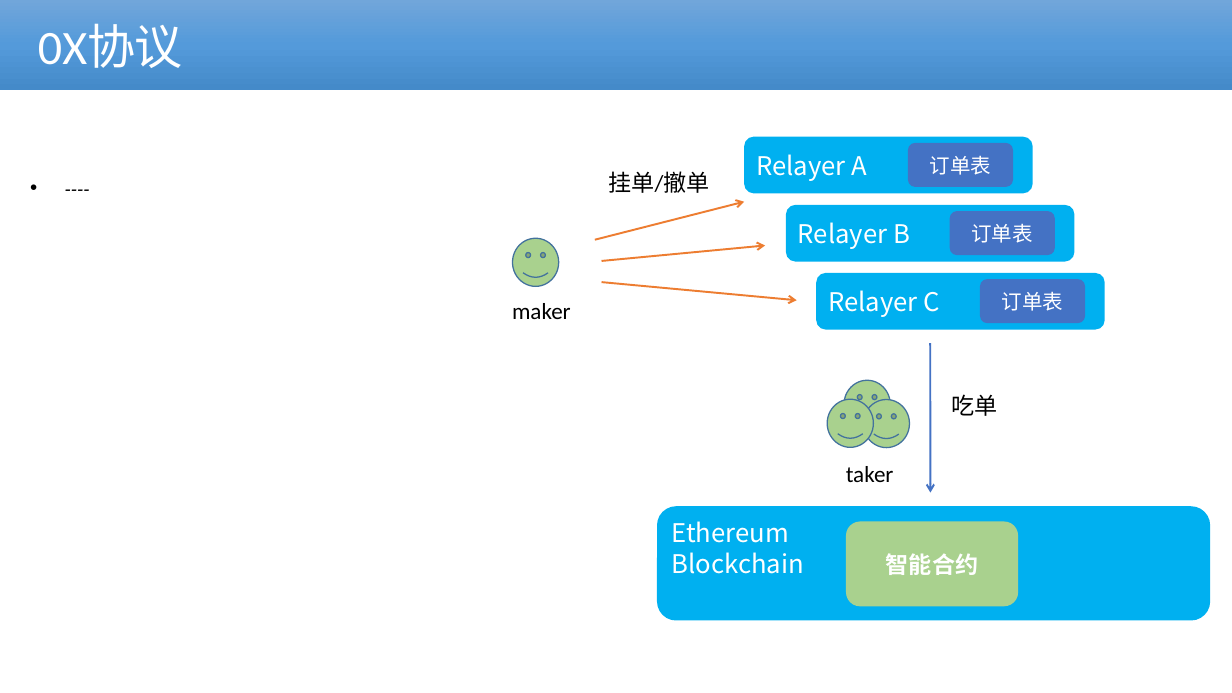
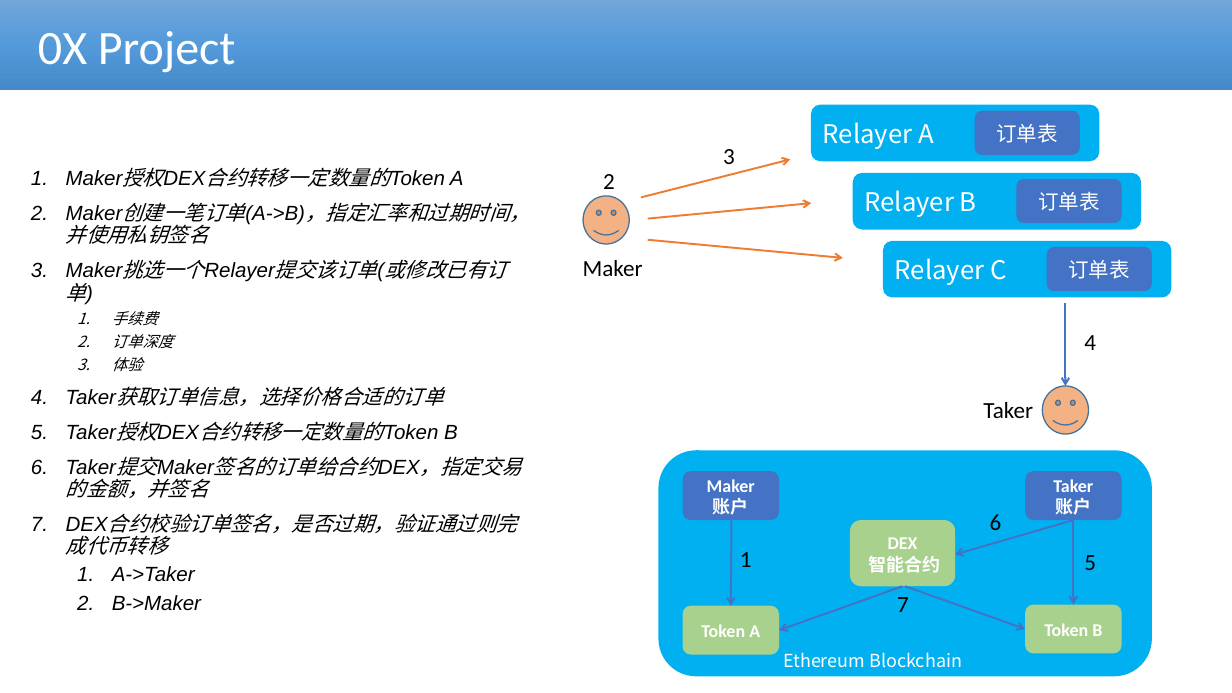
Before and after one commit to cmdpos/gaia, a slide deck: slide 14 of ppt/blockchain-dex.pptx (slide 18 before the commit). Drawn at 1232x693 pixels with LibreOffice and Linux fonts; fonts in the diff are those of the drawing; background and template pictures are left out. Boxes give left, top, right and bottom in pixels: in the first picture for what was removed or moved away, otherwise in the second. Text is boxed around its words. In the diff, an @@ line names an element or a change of style, - is before the commit and + after.

```diff
--- a/ppt/blockchain-dex.pptx
+++ b/ppt/blockchain-dex.pptx
@@ text in rectangle at box(38, 31, 235, 72): text changed @@
-0X协议
+0X Project
@@ rounded rectangle "Relayer A": place and size @@
-rounded rectangle "Relayer A" at box(744, 137, 1032, 193)
+rounded rectangle "Relayer A" at box(811, 104, 1100, 161)
@@ text removed at box(21, 146, 445, 198) @@
-• ----
@@ text at box(723, 149, 735, 164): text changed @@
-挂单/撤单
+3
@@ text added at box(66, 171, 530, 611), 16 pt, text #000000, italic @@
+1. Maker授权DEX合约转移一定数量的Token A
+2. Maker创建一笔订单(A->B)，指定汇率和过期时间，并使用私钥签名
+3. Maker挑选一个Relayer提交该订单(或修改已有订单)
+  1. 手续费
+  2. 订单深度
+  3. 体验
+4. Taker获取订单信息，选择价格合适的订单
+5. Taker授权DEX合约转移一定数量的Token B
+6. Taker提交Maker签名的订单给合约DEX，指定交易的金额，并签名
+7. DEX合约校验订单签名，是否过期，验证通过则完成代币转移
+  1. A->Taker
+  2. B->Maker
@@ arrow moved from (595, 239) - (744, 201) to (641, 198) - (790, 160) @@
@@ 4 rounded rectangles: place and size @@
-4 rounded rectangles at box(787, 143, 1086, 323)
+4 rounded rectangles at box(853, 111, 1153, 291)
@@ smiley face: place and size @@
-smiley face at box(513, 238, 559, 287)
+smiley face at box(583, 196, 629, 244)
@@ smiley face at box(583, 196, 629, 244): fill #A9D18E to #F4B183 @@
@@ arrow moved from (602, 261) - (765, 246) to (648, 219) - (811, 203) @@
@@ arrow moved from (602, 282) - (797, 300) to (648, 239) - (843, 258) @@
@@ text at box(583, 260, 643, 276): text changed @@
-maker
+Maker
@@ rounded rectangle "Relayer C": place and size @@
-rounded rectangle "Relayer C" at box(816, 273, 1104, 329)
+rounded rectangle "Relayer C" at box(884, 241, 1172, 298)
@@ arrow moved from (931, 343) - (931, 493) to (1066, 303) - (1066, 386) @@
@@ smiley face at box(1043, 386, 1089, 434): fill #A9D18E to #F4B183 @@
@@ smiley face: place and size @@
-smiley face at box(845, 381, 891, 429)
+smiley face at box(1043, 386, 1089, 434)
@@ smiley face removed at box(827, 399, 873, 447) @@
@@ smiley face removed at box(863, 399, 909, 447) @@
@@ text removed at box(951, 394, 997, 416) @@
-吃单
@@ text at box(983, 402, 1033, 418): text changed @@
-taker
+Taker
@@ rounded rectangle "Ethereum Blockchain": place and size @@
-rounded rectangle "Ethereum Blockchain" at box(657, 506, 1211, 621)
+rounded rectangle "Ethereum Blockchain" at box(659, 450, 1153, 677)
@@ rounded rectangle "DEX": place and size @@
-rounded rectangle "DEX" at box(847, 521, 1019, 606)
+rounded rectangle "DEX" at box(850, 520, 956, 587)
@@ text in rounded rectangle at box(888, 537, 918, 549): paragraph added @@
+DEX
@@ text in rounded rectangle at box(869, 556, 941, 573): size 18 to 14 pt in "智能合约" @@
@@ group added at box(603, 174, 1122, 655): 6 texts, 5 arrows, 4 rounded rectangles @@
+4
+Token A
+Token B
+Maker
+账户
+Taker
+账户
+1
+2
+5
+6
+7
@@ text in rounded rectangle at box(783, 652, 962, 668): text changed; size 20 to 14 pt @@
-Ethereum
-Blockchain
+Ethereum Blockchain
```
Also in this commit, not shown: 3 other slides changed, 2 slides added, 4 slides removed.
